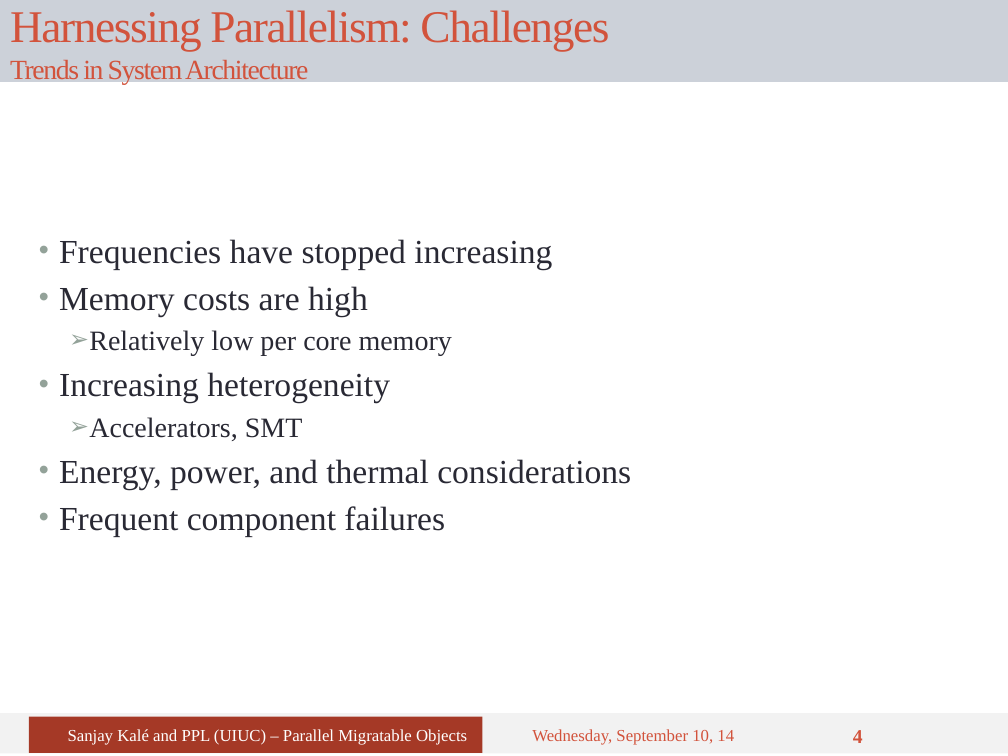
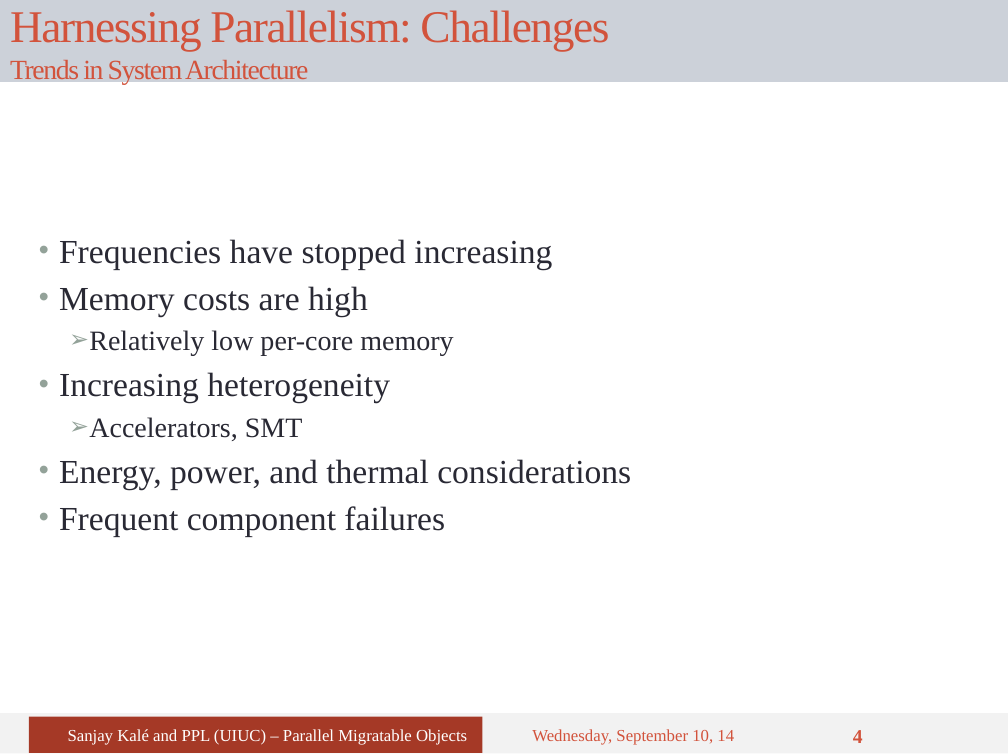
Before and after one commit to UIUC-PPL/charm_tutorial, a slide deck: slide 4 of tutorial-01-intro.pptx. Drawn at 1008x756 pixels with LibreOffice and Linux fonts; fonts in the diff are those of the drawing. Boxes give left, top, right and bottom in pixels: in the first picture for what was removed or moved away, otherwise in the second. Text is boxed around its words. In the diff, an @@ line names an element or a change of style, - is before the commit and + after.

```diff
--- a/tutorial-01-intro.pptx
+++ b/tutorial-01-intro.pptx
@@ text at (89, 330, 453, 356): text changed @@
-  ➢ Relatively low per core memory
+  ➢ Relatively low per-core memory
```
Also in this commit, not shown: 5 other slides changed, 6 slides added.
